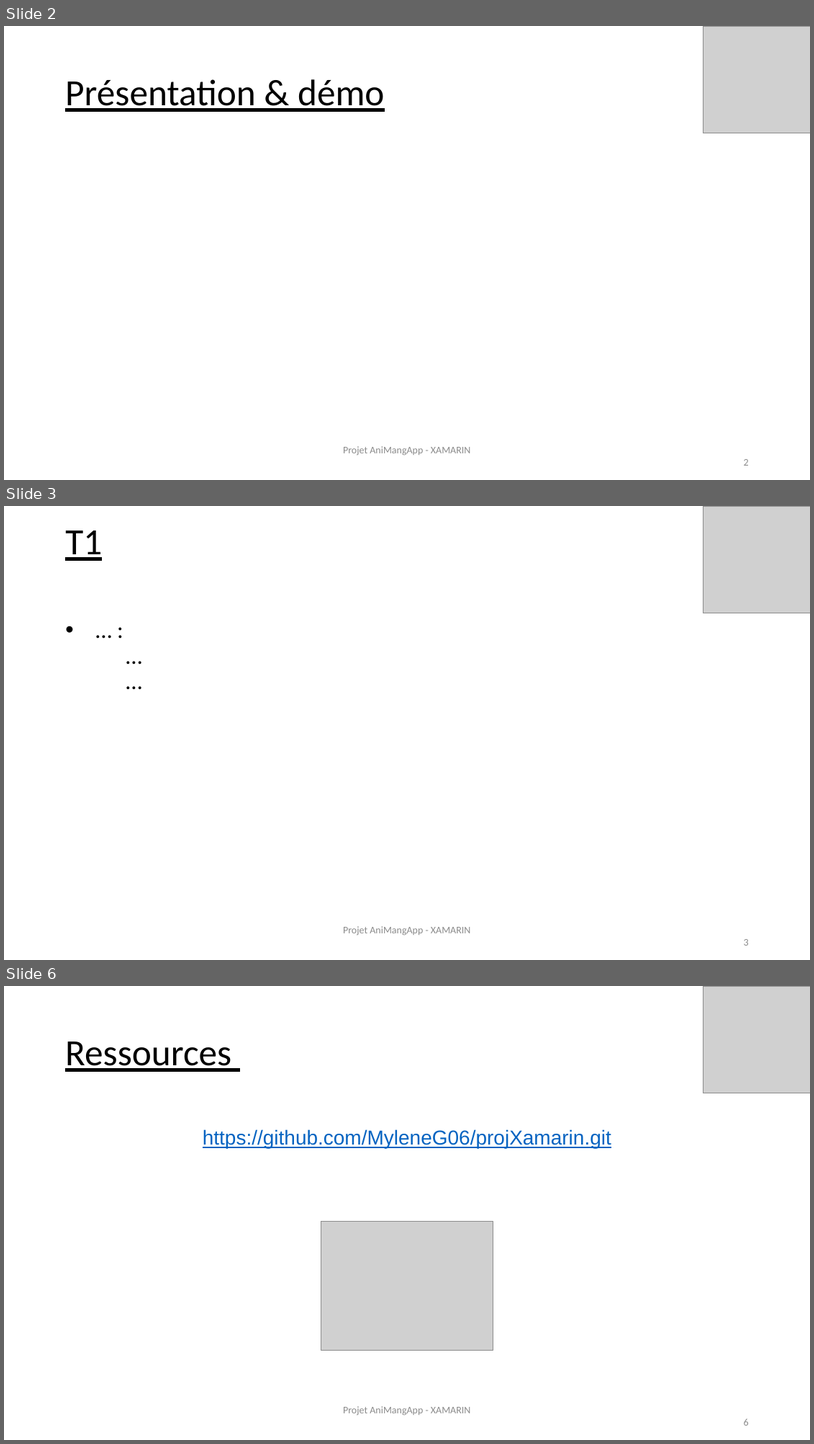
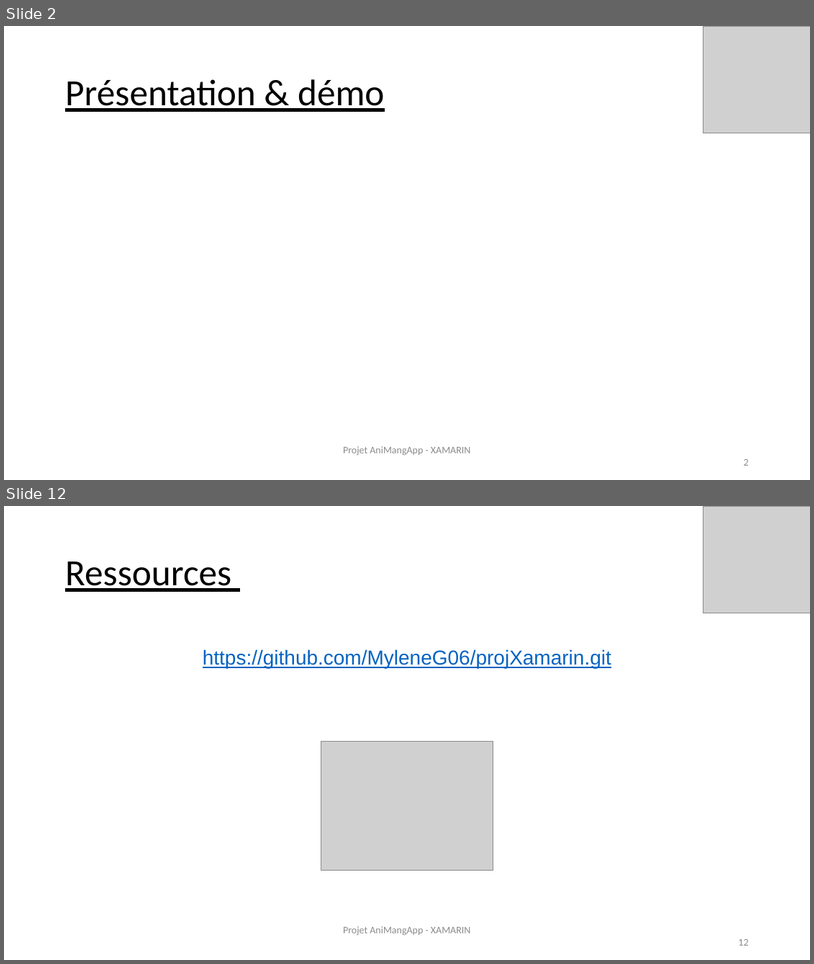
Before and after one commit to MyleneG06/projXamarin, a slide deck: Prez-Xamarin_AniMangApp.pptx. Shown one above the other, each under a label of ours: slides 2, 3 and 6 before the commit, slides 2 and 12 after it; the slides between them are not shown. The pictures are 814x1444 and 814x964 pixels, drawn with LibreOffice and Linux fonts; fonts in the diff are those of the drawing; grey boxes stand for pictures. Boxes give left, top, right and bottom in pixels: in the first picture for what was removed or moved away, otherwise in the second. Text is boxed around its words. In the diff, an @@ line names an element or a change of style, - is before the commit and + after.

```diff
--- a/Prez-Xamarin_AniMangApp.pptx
+++ b/Prez-Xamarin_AniMangApp.pptx
@@ slide 3 removed at (x1=4, y1=506, x2=810, y2=960), background #FFFFFF @@
@@ picture removed at (x1=703, y1=506, x2=810, y2=613) @@
@@ text removed at (x1=65, y1=530, x2=102, y2=561) @@
-T1
@@ text removed at (x1=59, y1=587, x2=756, y2=857) @@
-  • … :
-      …
-      …
@@ text removed at (x1=343, y1=926, x2=749, y2=945) @@
-Projet AniMangApp - XAMARIN
-3
@@ what was slide 6 is now slide 12 @@
@@ text at (x1=738, y1=939, x2=748, y2=945): text changed @@
-6
+12
```
Also in this commit, not shown: 2 slides changed, 8 slides added, 1 other slide removed.
